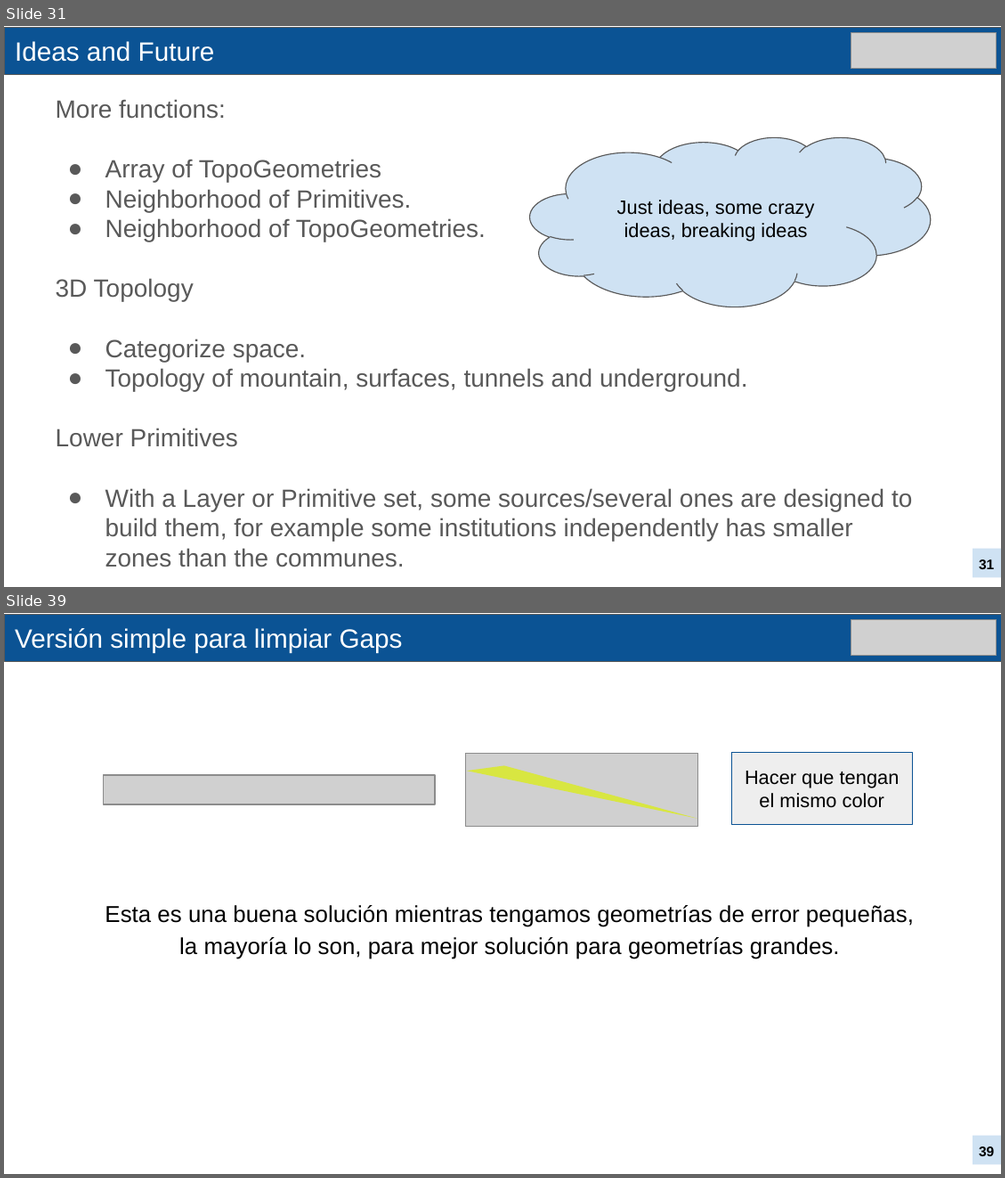
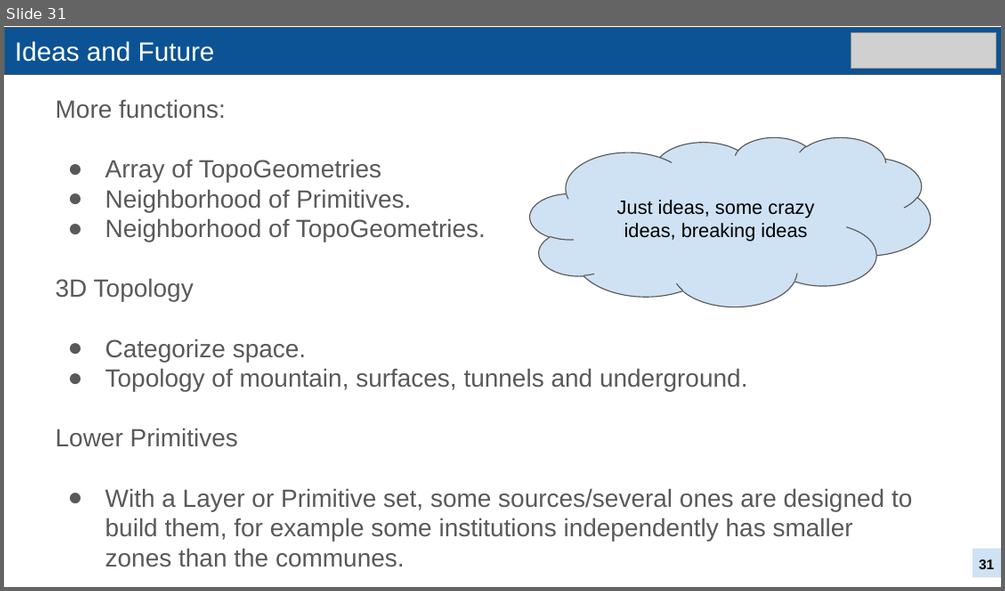
Before and after one commit to CIT-UAI/postgis_topology, a slide deck: Talk Presentation.pptx. Shown one above the other, each under a label of ours: slides 31 and 39 before the commit, slide 31 after it; the slides between them are not shown. The pictures are 1005x1178 and 1005x591 pixels, drawn with LibreOffice and Linux fonts; fonts in the diff are those of the drawing; grey boxes stand for pictures. Boxes give left, top, right and bottom in pixels: in the first picture for what was removed or moved away, otherwise in the second. Text is boxed around its words. In the diff, an @@ line names an element or a change of style, - is before the commit and + after.

```diff
--- a/Talk Presentation.pptx
+++ b/Talk Presentation.pptx
@@ slide 39 removed at (4,613,1001,1174), background #FFFFFF @@
@@ rectangle removed at (5,615,1001,662) @@
@@ title removed at (15,628,403,653) @@
-Versión simple para limpiar Gaps
@@ picture removed at (851,619,997,655) @@
@@ picture removed at (466,754,698,827) @@
@@ triangle removed at (467,759,700,819) @@
@@ rectangle removed at (732,753,912,826) @@
-Hacer que tengan el mismo color
@@ picture removed at (104,776,436,805) @@
@@ text removed at (105,905,914,959) @@
-Esta es una buena solución mientras tengamos geometrías de error pequeñas, la mayoría lo son, para mejor solución para geometrías grandes.
@@ rectangle removed at (973,1135,1001,1164) @@
@@ page number removed at (979,1146,994,1156) @@
-39
```
Also in this commit, not shown: 14 other slides removed.
